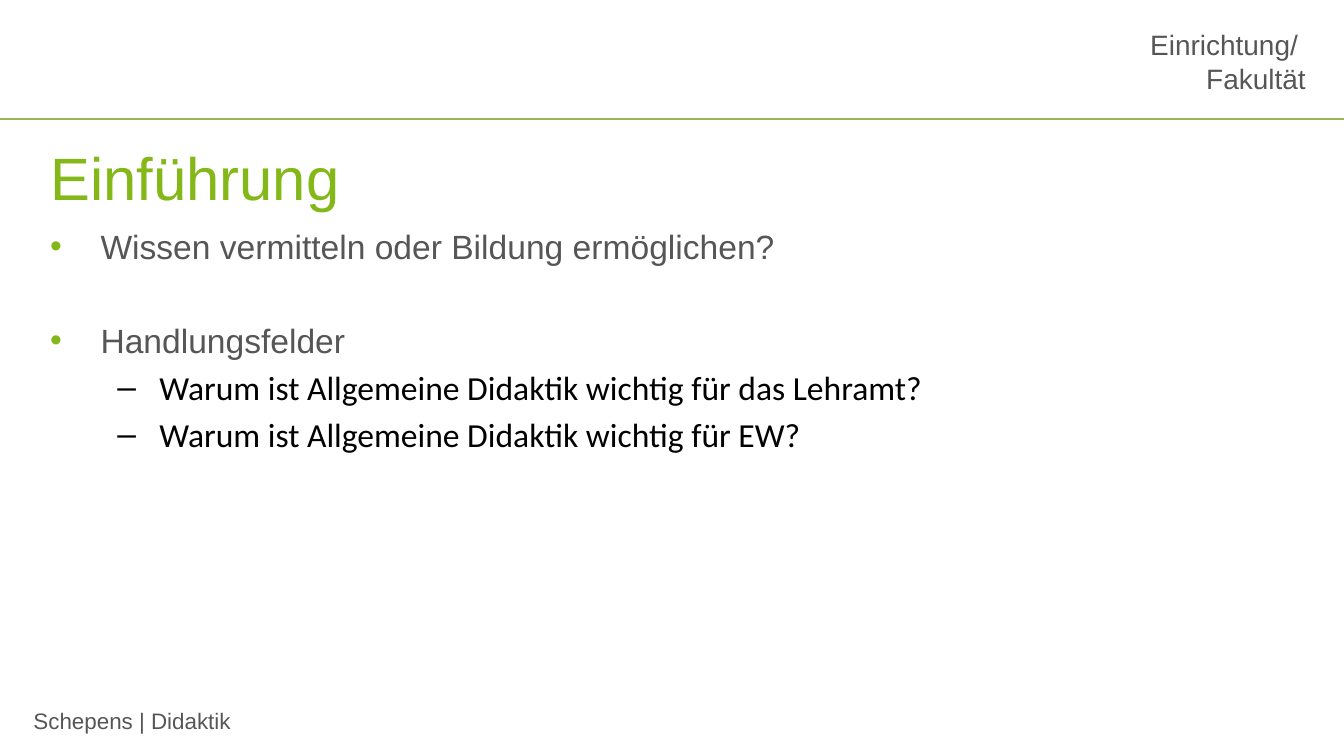
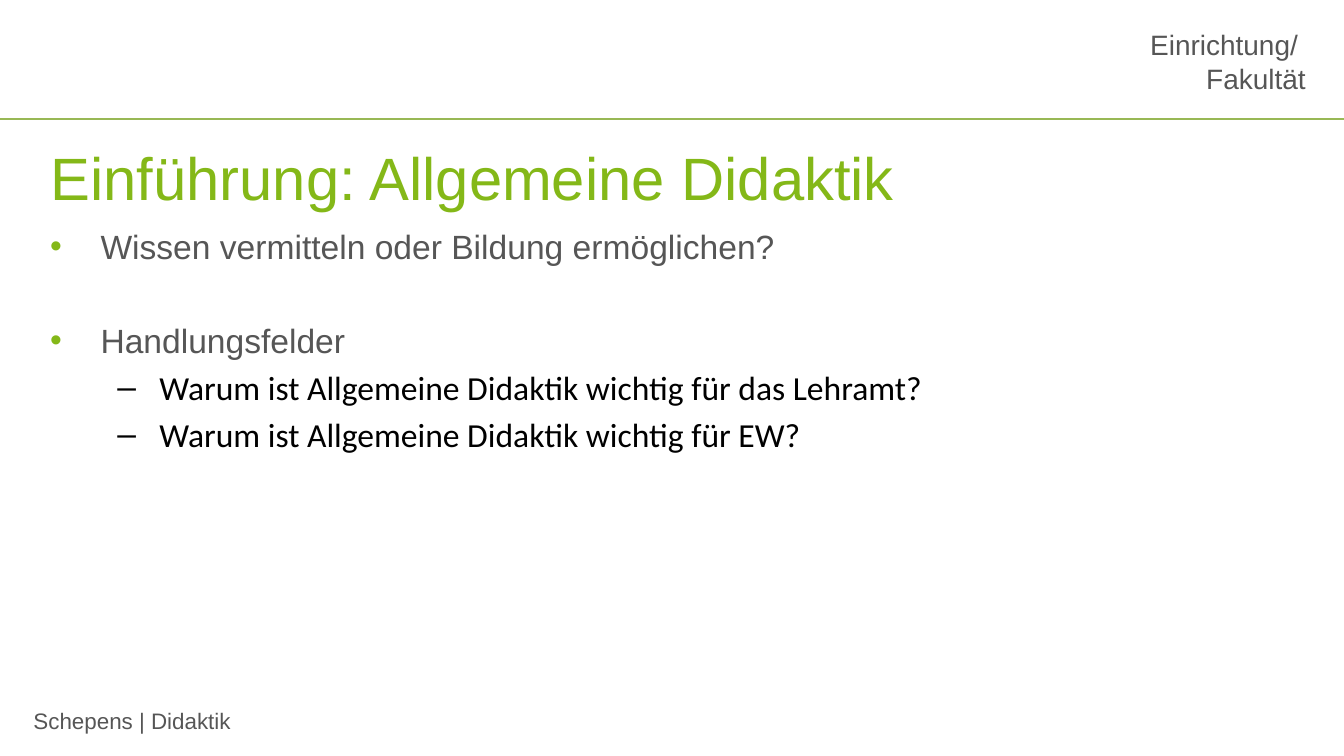
Before and after one commit to jobschepens/didakt22, a slide deck: slide 14 of folien/week1.pptx (slide 19 before the commit). Drawn at 1344x756 pixels with LibreOffice and Linux fonts; fonts in the diff are those of the drawing; background and template pictures are left out. Boxes give left, top, right and bottom in pixels: in the first picture for what was removed or moved away, otherwise in the second. Text is boxed around its words. In the diff, an @@ line names an element or a change of style, - is before the commit and + after.

```diff
--- a/folien/week1.pptx
+++ b/folien/week1.pptx
@@ title at (50, 156, 893, 212): text changed @@
-Einführung
+Einführung: Allgemeine Didaktik
```
Also in this commit, not shown: 11 other slides changed, 2 slides added, 1 slide removed, 1 other file.
